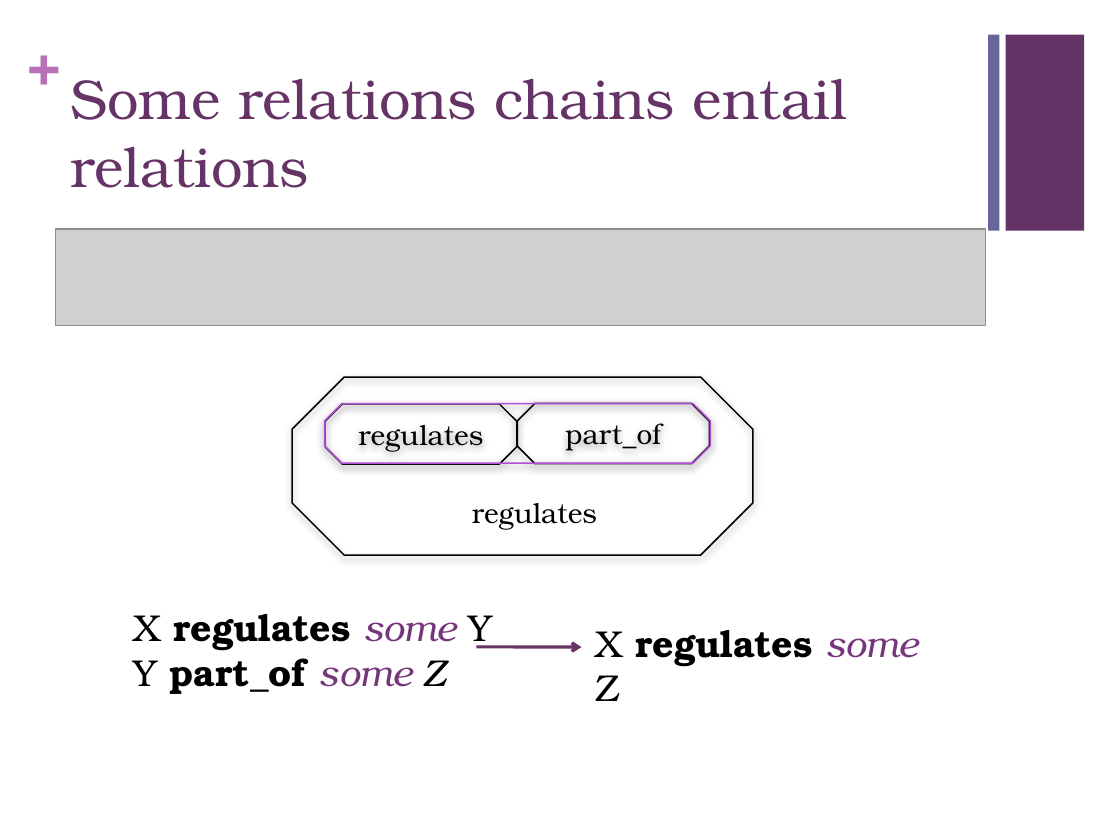
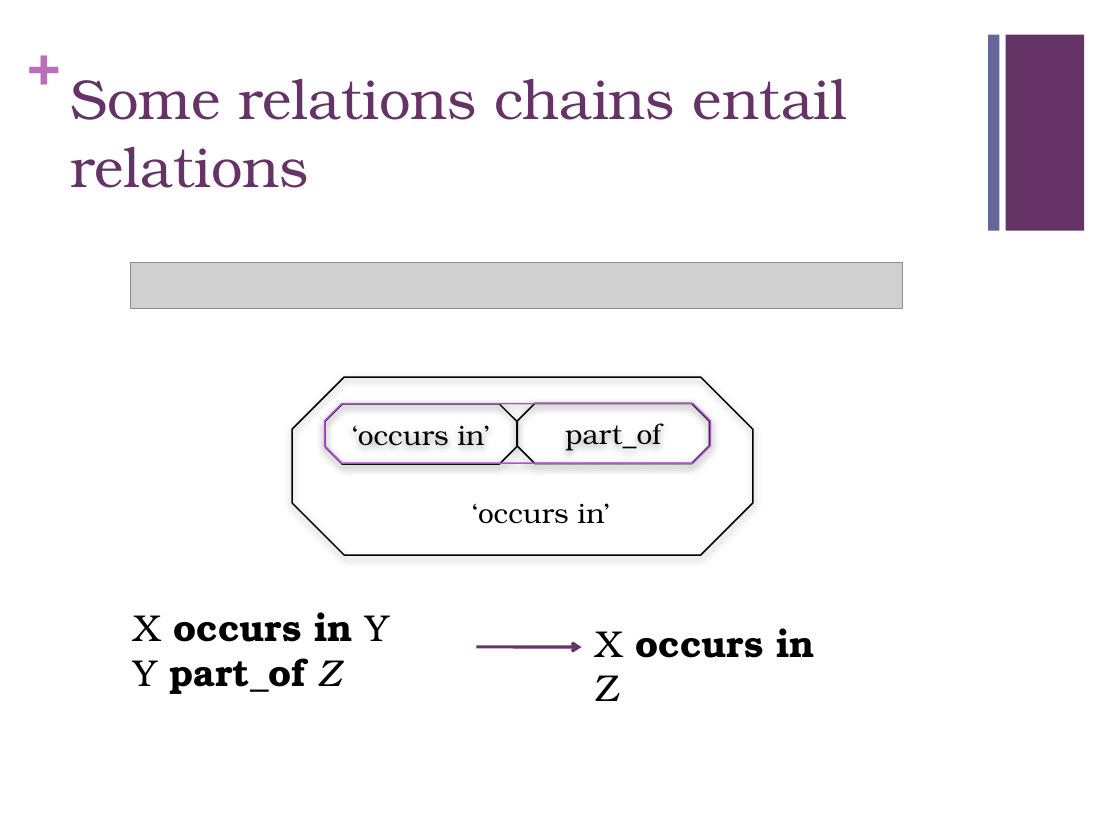
Before and after one commit to geneontology/protege-tutorial, a slide deck: slide 35 of presentations/GO_protege_1201b.pptx. Drawn at 1120x840 pixels with LibreOffice and Linux fonts; fonts in the diff are those of the drawing; grey boxes stand for pictures. Boxes give left, top, right and bottom in pixels: in the first picture for what was removed or moved away, otherwise in the second. Text is boxed around its words. In the diff, an @@ line names an element or a change of style, - is before the commit and + after.

```diff
--- a/presentations/GO_protege_1201b.pptx
+++ b/presentations/GO_protege_1201b.pptx
@@ picture removed at bbox=[55, 228, 986, 325] @@
@@ picture added at bbox=[131, 262, 903, 308] @@
@@ text in octagon at bbox=[352, 425, 490, 446]: text changed @@
-regulates
+‘occurs in’
@@ text at bbox=[472, 503, 610, 524]: text changed @@
-regulates
+‘occurs in’
@@ text at bbox=[134, 612, 390, 694]: text changed @@
-X regulates some Y
-Y part_of some Z
+X occurs in Y
+Y part_of Z
@@ text at bbox=[596, 628, 815, 701]: text changed @@
-X regulates some Z
+X occurs in Z
```
Also in this commit, not shown: 1 other slide changed.
